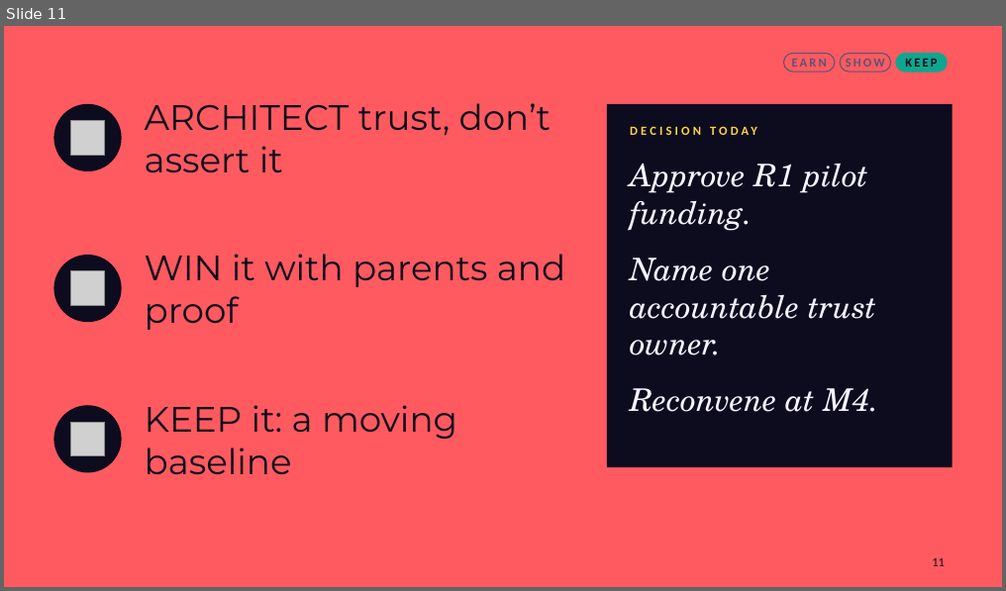
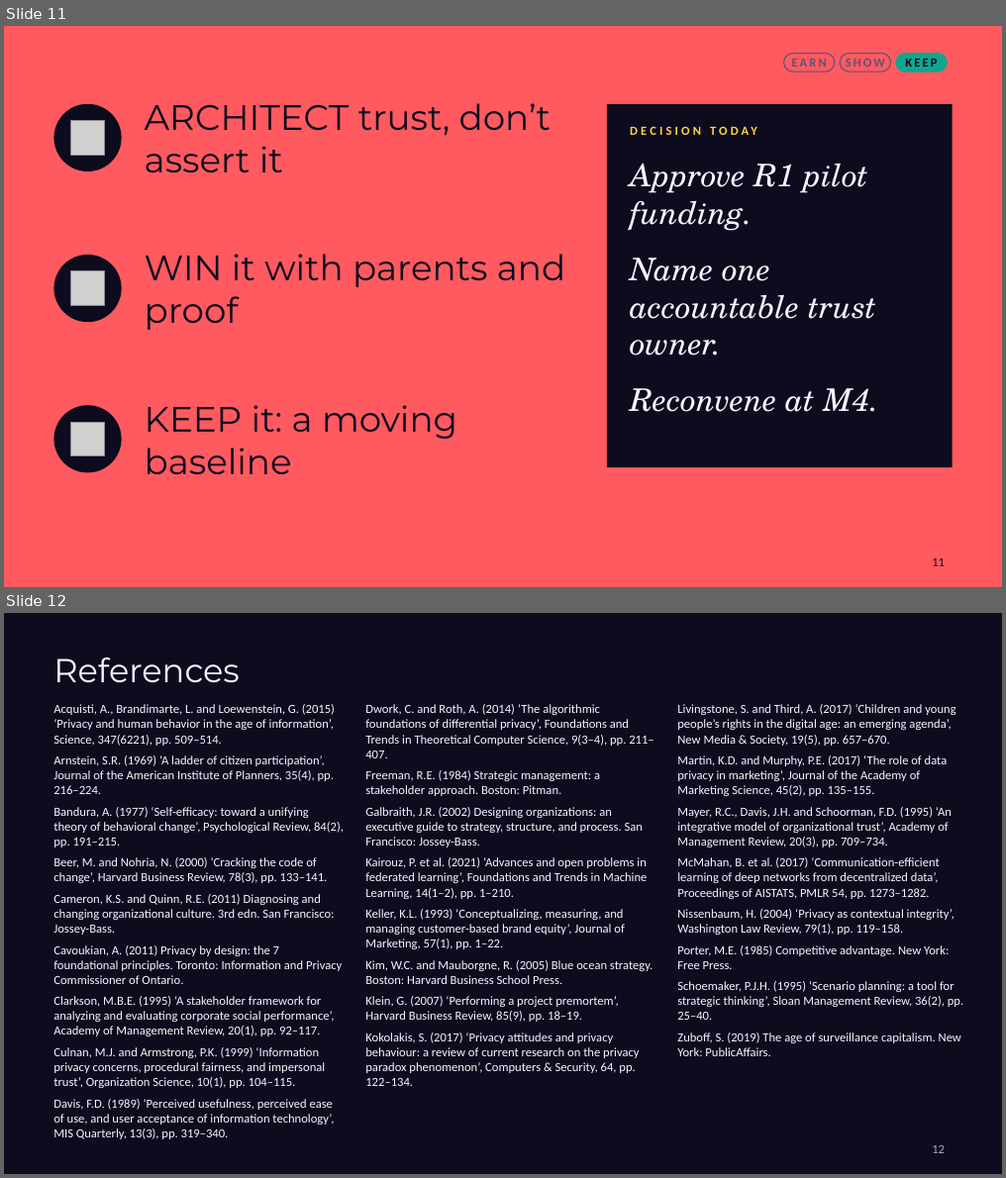
Before and after one commit to karanrg22-svg/skill, a slide deck: output/B_Creative_Visual.pptx. Shown one above the other, each under a label of ours: slide 11 before the commit, slides 11 and 12 after it. The pictures are 1006x591 and 1006x1178 pixels, drawn with LibreOffice and Linux fonts; fonts in the diff are those of the drawing; grey boxes stand for pictures. Boxes give left, top, right and bottom in pixels: in the first picture for what was removed or moved away, otherwise in the second. Text is boxed around its words. In the diff, an @@ line names an element or a change of style, - is before the commit and + after.

```diff
--- a/output/B_Creative_Visual.pptx
+++ b/output/B_Creative_Visual.pptx
@@ slide 12 added at bbox=[4, 613, 1002, 1174], background #0D0B1E @@
@@ text added at bbox=[54, 658, 240, 682], 32 pt, text #F7F4FF @@
+References
@@ text added at bbox=[54, 704, 344, 1125], 12 pt, text #F7F4FF @@
+Acquisti, A., Brandimarte, L. and Loewenstein, G. (2015) ‘Privacy and human behavior in the age of information’, Science, 347(6221), pp. 509–514.
+Arnstein, S.R. (1969) ‘A ladder of citizen participation’, Journal of the American Institute of Planners, 35(4), pp. 216–224.
+Bandura, A. (1977) ‘Self-efficacy: toward a unifying theory of behavioral change’, Psychological Review, 84(2), pp. 191–215.
+Beer, M. and Nohria, N. (2000) ‘Cracking the code of change’, Harvard Business Review, 78(3), pp. 133–141.
+Cameron, K.S. and Quinn, R.E. (2011) Diagnosing and changing organizational culture. 3rd edn. San Francisco: Jossey-Bass.
+Cavoukian, A. (2011) Privacy by design: the 7 foundational principles. Toronto: Information and Privacy Commissioner of Ontario.
+Clarkson, M.B.E. (1995) ‘A stakeholder framework for analyzing and evaluating corporate social performance’, Academy of Management Review, 20(1), pp. 92–117.
+Culnan, M.J. and Armstrong, P.K. (1999) ‘Information privacy concerns, procedural fairness, and impersonal trust’, Organization Science, 10(1), pp. 104–115.
+Davis, F.D. (1989) ‘Perceived usefulness, perceived ease of use, and user acceptance of information technology’, MIS Quarterly, 13(3), pp. 319–340.
@@ text added at bbox=[365, 704, 653, 1086], 12 pt, text #F7F4FF @@
+Dwork, C. and Roth, A. (2014) ‘The algorithmic foundations of differential privacy’, Foundations and Trends in Theoretical Computer Science, 9(3–4), pp. 211–407.
+Freeman, R.E. (1984) Strategic management: a stakeholder approach. Boston: Pitman.
+Galbraith, J.R. (2002) Designing organizations: an executive guide to strategy, structure, and process. San Francisco: Jossey-Bass.
+Kairouz, P. et al. (2021) ‘Advances and open problems in federated learning’, Foundations and Trends in Machine Learning, 14(1–2), pp. 1–210.
+Keller, K.L. (1993) ‘Conceptualizing, measuring, and managing customer-based brand equity’, Journal of Marketing, 57(1), pp. 1–22.
+Kim, W.C. and Mauborgne, R. (2005) Blue ocean strategy. Boston: Harvard Business School Press.
+Klein, G. (2007) ‘Performing a project premortem’, Harvard Business Review, 85(9), pp. 18–19.
+Kokolakis, S. (2017) ‘Privacy attitudes and privacy behaviour: a review of current research on the privacy paradox phenomenon’, Computers & Security, 64, pp. 122–134.
@@ text added at bbox=[677, 704, 963, 1057], 12 pt, text #F7F4FF @@
+Livingstone, S. and Third, A. (2017) ‘Children and young people’s rights in the digital age: an emerging agenda’, New Media & Society, 19(5), pp. 657–670.
+Martin, K.D. and Murphy, P.E. (2017) ‘The role of data privacy in marketing’, Journal of the Academy of Marketing Science, 45(2), pp. 135–155.
+Mayer, R.C., Davis, J.H. and Schoorman, F.D. (1995) ‘An integrative model of organizational trust’, Academy of Management Review, 20(3), pp. 709–734.
+McMahan, B. et al. (2017) ‘Communication-efficient learning of deep networks from decentralized data’, Proceedings of AISTATS, PMLR 54, pp. 1273–1282.
+Nissenbaum, H. (2004) ‘Privacy as contextual integrity’, Washington Law Review, 79(1), pp. 119–158.
+Porter, M.E. (1985) Competitive advantage. New York: Free Press.
+Schoemaker, P.J.H. (1995) ‘Scenario planning: a tool for strategic thinking’, Sloan Management Review, 36(2), pp. 25–40.
+Zuboff, S. (2019) The age of surveillance capitalism. New York: PublicAffairs.
@@ page number added at bbox=[932, 1146, 944, 1154], 12 pt, text #A9A3C8 @@
+12
```
Also in this commit, not shown: 2 slides changed, 2 other slides added, 2 slides removed, 1 other file.
